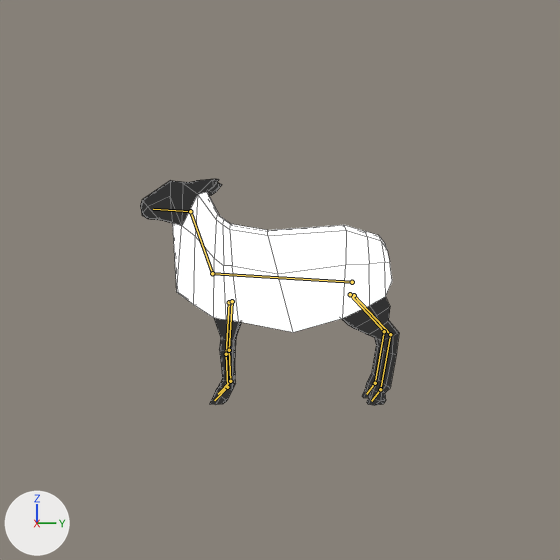
Before and after pictures for a commit that changed the Blender file rouglikeFarmer/Assets/Blender/Models/ovce.blend.
One viewpoint serves both versions: the file's camera 'Camera'. Arrows for +X, +Y and +Z are at lower left; the lights stay in place. The bones that bend it are drawn over the model as lines. Mesh edges are drawn as thin lines.
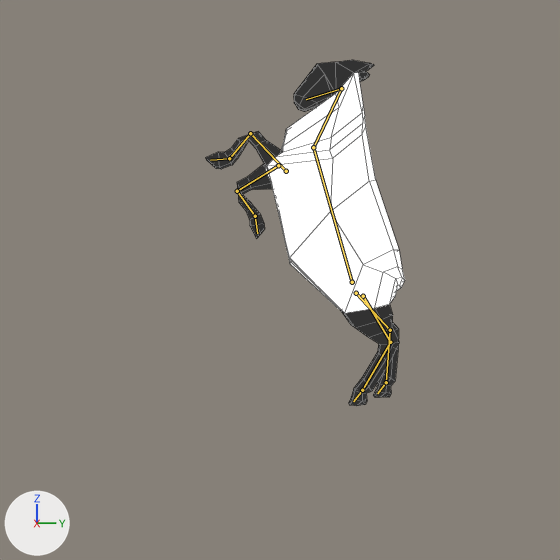
The newer file adds an action. The first version stands in its rest pose; the second is drawn at frame 18 of the action 'OvceAttack'.

Location of each change, (x1, y1, x2, y2) in pixels of the pictures (560 x 560 px):
'Plane', posed (23% narrower, 53% taller)
    before: (140, 179, 399, 405)
    after: (206, 60, 405, 406)
bone 'Bone', root to tip
    before: (352, 282) to (212, 273)
    after: (352, 282) to (313, 147)
bone 'Bone.001', root to tip
    before: (212, 273) to (190, 211)
    after: (313, 147) to (341, 88)
bone 'Bone.002', root to tip
    before: (190, 211) to (153, 209)
    after: (341, 88) to (306, 99)
bone 'Bone.003', root to tip
    before: (229, 302) to (226, 354)
    after: (286, 171) to (250, 133)
bone 'Bone.004', root to tip
    before: (226, 354) to (227, 387)
    after: (250, 133) to (229, 158)
bone 'Bone.006', root to tip
    before: (232, 301) to (229, 350)
    after: (278, 165) to (237, 191)
bone 'Bone.007', root to tip
    before: (229, 350) to (230, 381)
    after: (237, 191) to (255, 216)
bone 'Bone.008', root to tip
    before: (230, 381) to (218, 394)
    after: (255, 216) to (257, 233)
bone 'Bone.009', root to tip
    before: (354, 295) to (390, 334)
    after: (363, 296) to (390, 342)
bone 'Bone.010', root to tip
    before: (390, 334) to (380, 389)
    after: (390, 342) to (362, 390)
bone 'Bone.011', root to tip
    before: (380, 389) to (371, 401)
    after: (362, 390) to (353, 401)
bone 'Bone.012', root to tip
    before: (350, 294) to (384, 331)
    after: (356, 293) to (390, 330)
bone 'Bone.013', root to tip
    before: (384, 331) to (375, 383)
    after: (390, 330) to (386, 382)
bone 'Bone.014', root to tip
    before: (375, 383) to (366, 394)
    after: (386, 382) to (377, 393)

What the commit changed:
Bone 'Bone' (bone_bone) turns from (0, 0, 0) to (70, 0, 0) degrees about its own x, y and z.
Bone 'Bone.001' (bone_bone_001) turns from (0, 0, 0) to (-25, 0, 0) degrees about its own x, y and z.
Bone 'Bone.002' (bone_bone_002) turns from (0, 0, 0) to (-66, 0, 0) degrees about its own x, y and z.
Bone 'Bone.003' (bone_bone_003) moves from (0.0, 0.0, 0.0) to (0.0, -2.723, 0.982).
Bone 'Bone.003' (bone_bone_003) turns from (0, 0, 0) to (-133, 0, 0) degrees about its own x, y and z.
Bone 'Bone.004' (bone_bone_004) moves from (0.0, 0.0, 0.0) to (0.0, 0.094, 0.03).
Bone 'Bone.004' (bone_bone_004) turns from (0, 0, 0) to (91, 0, 0) degrees about its own x, y and z.
Bone 'Bone.006' (bone_bone_006) moves from (0.0, 0.0, 0.0) to (0.0, -2.948, 0.82).
Bone 'Bone.006' (bone_bone_006) turns from (0, 0, 0) to (-55, 0, 0) degrees about its own x, y and z.
Bone 'Bone.007' (bone_bone_007) turns from (0, 0, 0) to (89, 0, 0) degrees about its own x, y and z.
Bone 'Bone.008' (bone_bone_008) moves from (0.0, 0.0, 0.0) to (0.0, -0.08, 0.057).
Bone 'Bone.008' (bone_bone_008) turns from (0, 0, 0) to (17, 0, 0) degrees about its own x, y and z.
Bone 'Bone.009' (bone_bone_009) moves from (0.0, 0.0, 0.0) to (0.0, 0.129, 0.115).
Bone 'Bone.009' (bone_bone_009) turns from (0, 0, 0) to (-11, 0, 0) degrees about its own x, y and z.
Bone 'Bone.010' (bone_bone_010) turns from (0, 0, 0) to (-9, 0, 0) degrees about its own x, y and z.
Bone 'Bone.011' (bone_bone_011) turns from (0, 0, 0) to (22, 0, 0) degrees about its own x, y and z.
Bone 'Bone.012' (bone_bone_012) moves from (0.0, 0.0, 0.0) to (0.0, 0.073, 0.116).
Bone 'Bone.013' (bone_bone_013) turns from (0, 0, 0) to (5, 0, 0) degrees about its own x, y and z.
Bone 'Bone.014' (bone_bone_014) turns from (0, 0, 0) to (-5, 0, 0) degrees about its own x, y and z.
